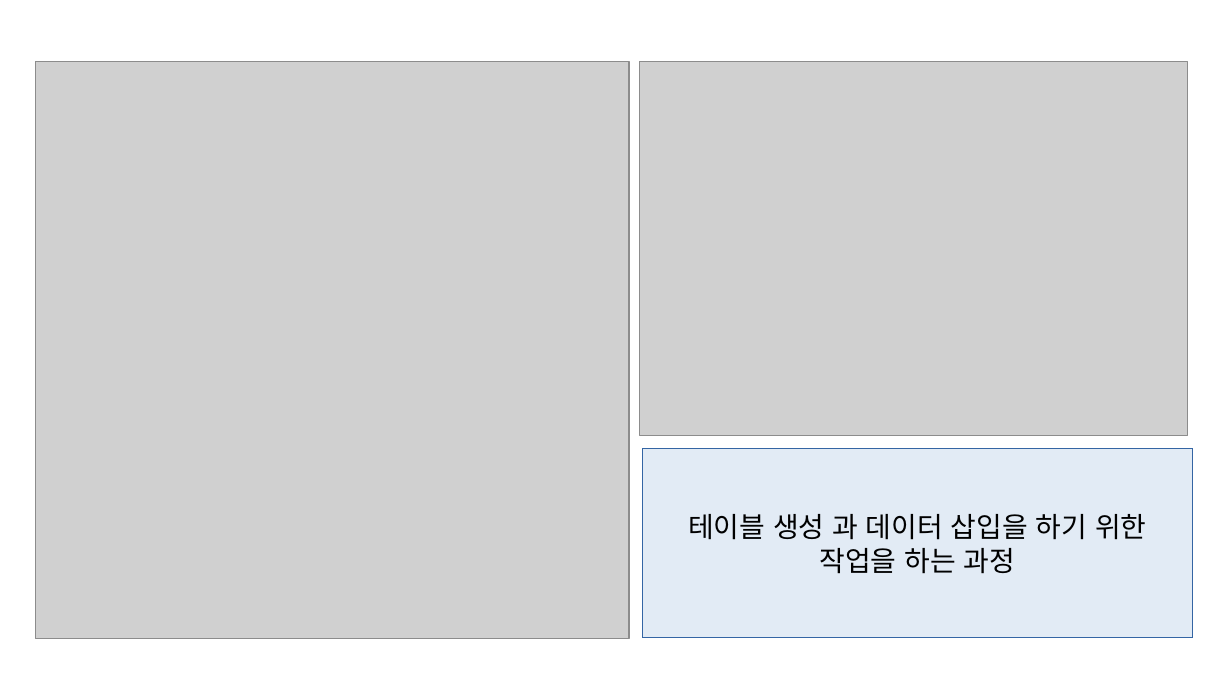
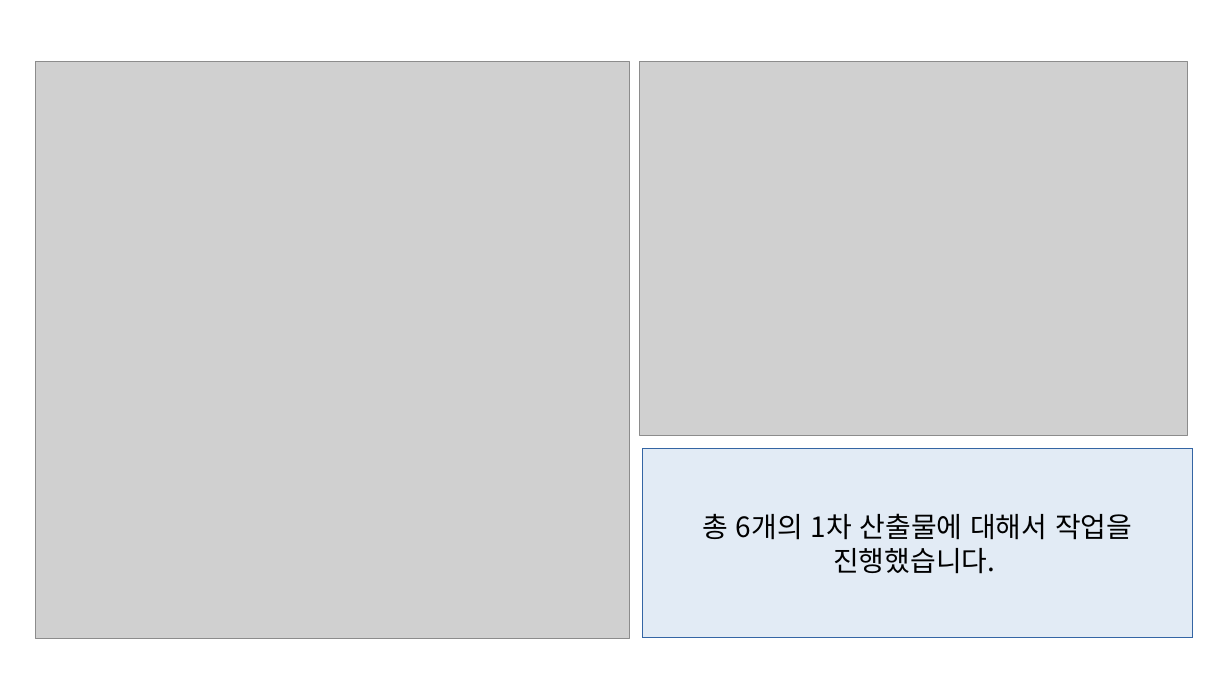
Before and after one commit to deardeer123/workspace_sts, a slide deck: slide 10 of python_study/project_python/파이썬_프로젝트2/한국 전기 안전 공사 감전 사고.pptx. Drawn at 1232x693 pixels with LibreOffice and Linux fonts; fonts in the diff are those of the drawing; grey boxes stand for pictures. Boxes give left, top, right and bottom in pixels: in the first picture for what was removed or moved away, otherwise in the second. Text is boxed around its words. In the diff, an @@ line names an element or a change of style, - is before the commit and + after.

```diff
--- a/python_study/project_python/파이썬_프로젝트2/한국 전기 안전 공사 감전 사고.pptx
+++ b/python_study/project_python/파이썬_프로젝트2/한국 전기 안전 공사 감전 사고.pptx
@@ text in rectangle at [702,513,1132,574]: text changed @@
-테이블 생성 과 데이터 삽입을 하기 위한 작업을 하는 과정
+총 6개의 1차 산출물에 대해서 작업을 진행했습니다.
```
Also in this commit, not shown: 11 other slides changed, 3 slides added, 2 slides removed, 2 other files.
